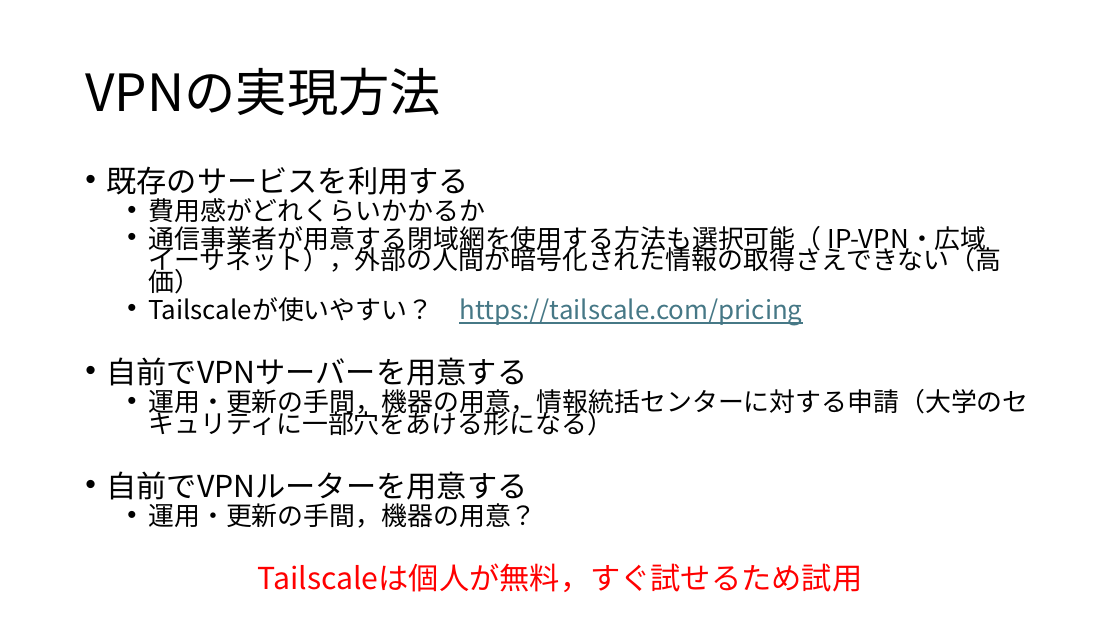
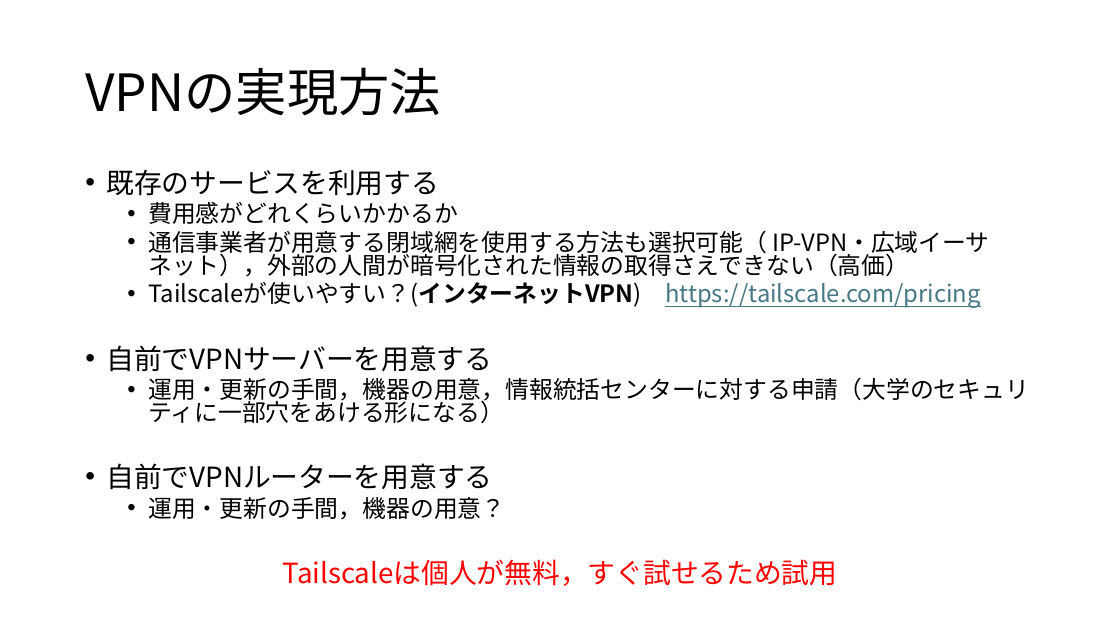
Before and after one commit to yudaiito9124-cyber/MedicalScreenSharing, a slide deck: slide 6 of Image.pptx. Drawn at 1120x630 pixels with LibreOffice and Linux fonts; fonts in the diff are those of the drawing. Boxes give left, top, right and bottom in pixels: in the first picture for what was removed or moved away, otherwise in the second. Text is boxed around its words. In the diff, an @@ line names an element or a change of style, - is before the commit and + after.

```diff
--- a/Image.pptx
+++ b/Image.pptx
@@ text at bbox=[106, 170, 1029, 586]: size 25.9 to 23.8 pt in "既存のサービスを利用する", "自前でVPNサーバーを用意する", "自前でVPNルーターを用意する", "Tailscaleは個人が無料，すぐ試せるため試用"; size 22.2 to 20.4 pt in "費用感がどれくらいかかるか", "通信事業者が用意する閉域網を使用する方法も選択可能（ IP-VPN・広域イーサネット），外部の人間が暗号化された情報の取 ...", "運用・更新の手間，機器の用意，情報統括センターに対する申請（大学のセキュリティに一部穴をあける形になる）", "運用・更新の手間，機器の用意？"; line spacing 0.7 to 0.8 @@
@@ text at bbox=[148, 282, 981, 308]: text changed; size 22.2 to 20.4 pt @@
-  • Tailscaleが使いやすい？ https://tailscale.com/pricing
+  • Tailscaleが使いやすい？(インターネットVPN) https://tailscale.com/pricing
```
Also in this commit, not shown: 3 other slides changed, 1 other file.
